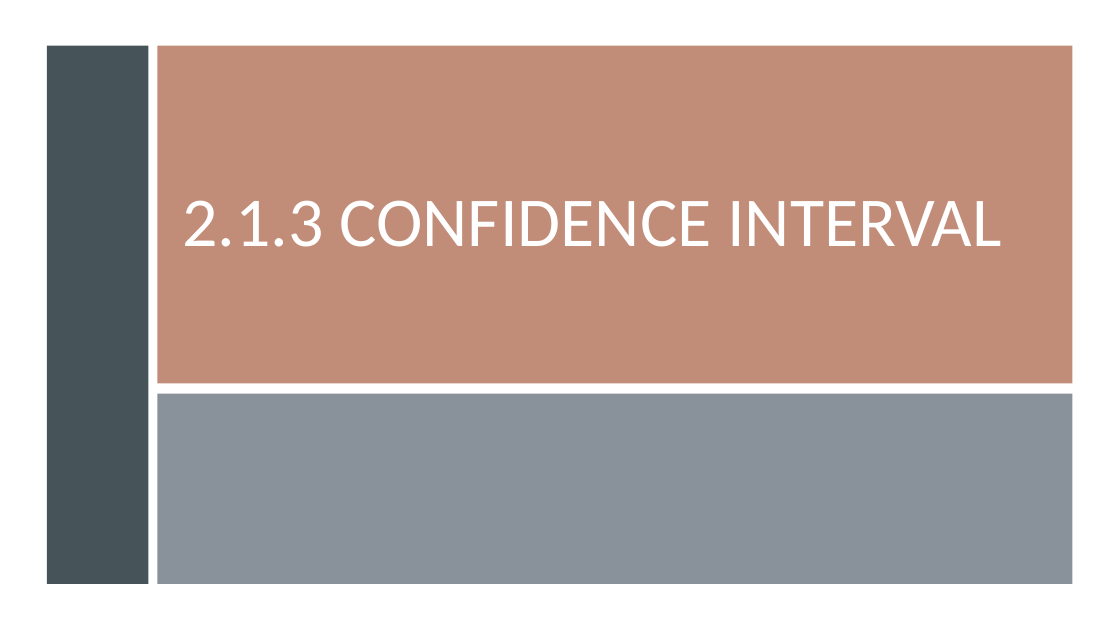
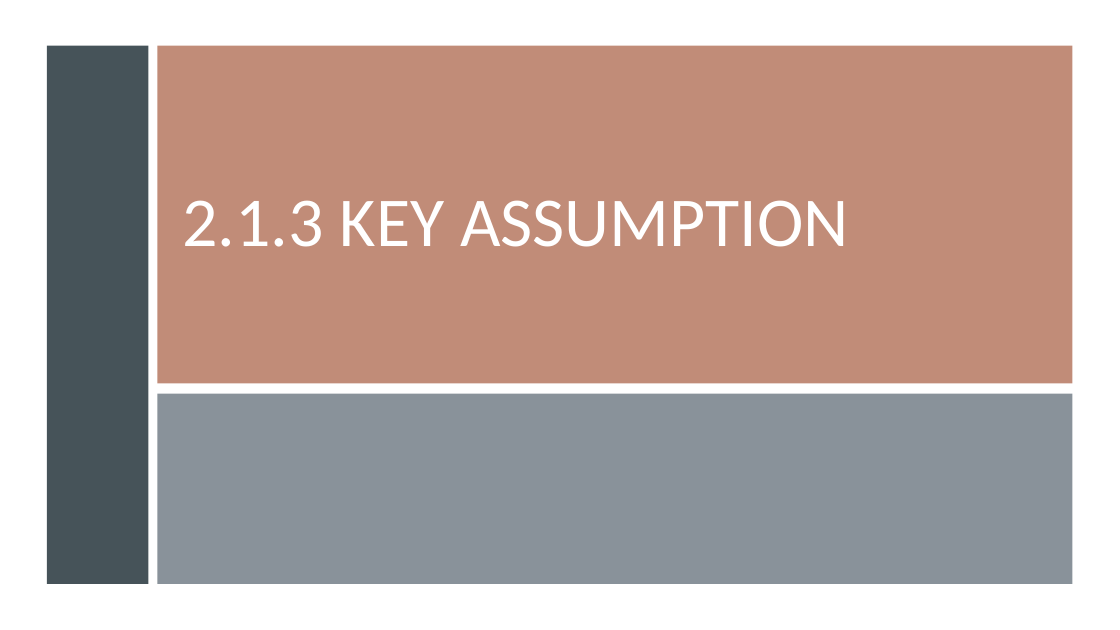
Before and after one commit to gisynw/geog-247, a slide deck: slide 9 of docs/Lectures/Week04/Week04_BivariateRegression.pptx (slide 7 before the commit). Drawn at 1120x630 pixels with LibreOffice and Linux fonts; fonts in the diff are those of the drawing. Boxes give left, top, right and bottom in pixels: in the first picture for what was removed or moved away, otherwise in the second. Text is boxed around its words. In the diff, an @@ line names an element or a change of style, - is before the commit and + after.

```diff
--- a/docs/Lectures/Week04/Week04_BivariateRegression.pptx
+++ b/docs/Lectures/Week04/Week04_BivariateRegression.pptx
@@ title at bbox=[182, 200, 848, 247]: text changed @@
-2.1.3 CONFIDENCE INTERVAL
+2.1.3 KEY ASSUMPTION
```
Also in this commit, not shown: 2 other slides changed, 15 slides added, 1 slide removed, 2 other files.
